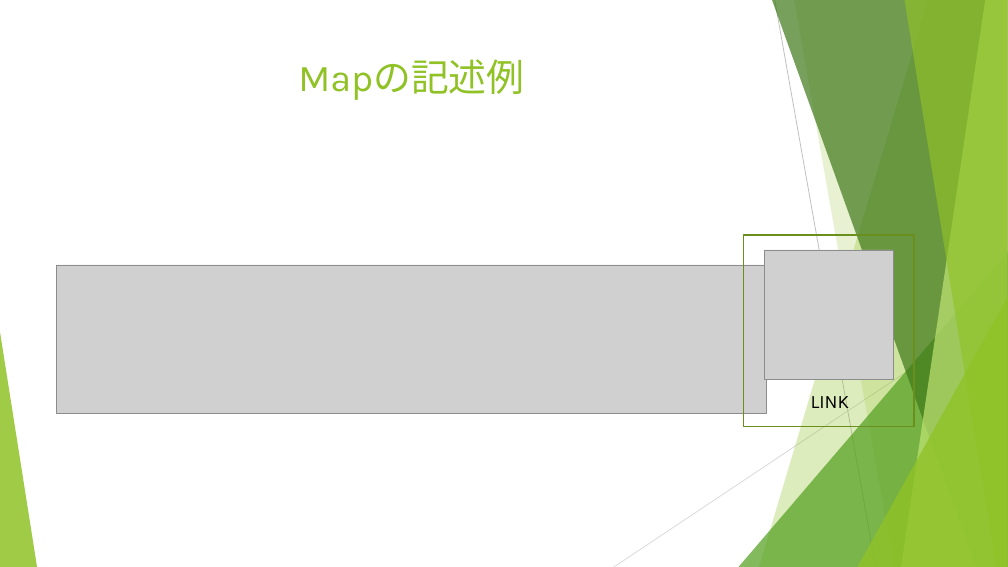
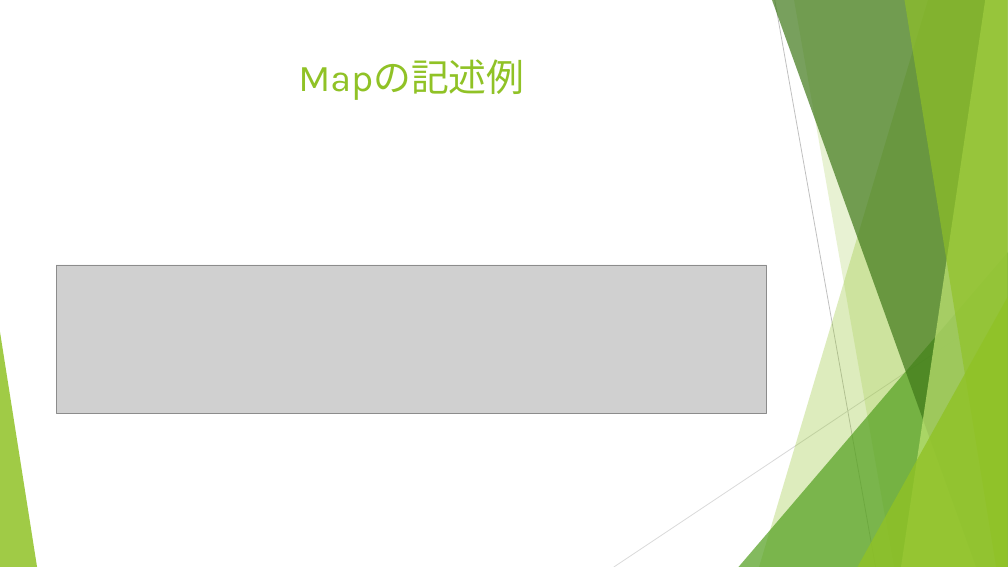
Before and after one commit to Rashoru-Infinity/advanced_1a_screen_saver, a slide deck: slide 3 of presentation.pptx. Drawn at 1008x567 pixels with LibreOffice and Linux fonts; fonts in the diff are those of the drawing; grey boxes stand for pictures. Boxes give left, top, right and bottom in pixels: in the first picture for what was removed or moved away, otherwise in the second. Text is boxed around its words. In the diff, an @@ line names an element or a change of style, - is before the commit and + after.

```diff
--- a/presentation.pptx
+++ b/presentation.pptx
@@ rectangle removed at <box>744,235,915,426</box> @@
@@ picture removed at <box>765,250,894,380</box> @@
@@ text removed at <box>811,392,849,410</box> @@
-LINK
```
Also in this commit, not shown: 5 other slides changed, 1 slide added, 2 other files.
